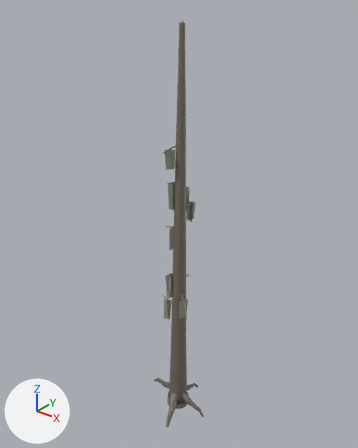
An edit to the glTF model assets/models/forest/snag_tall_moss.glb, drawn before and after from the same camera.
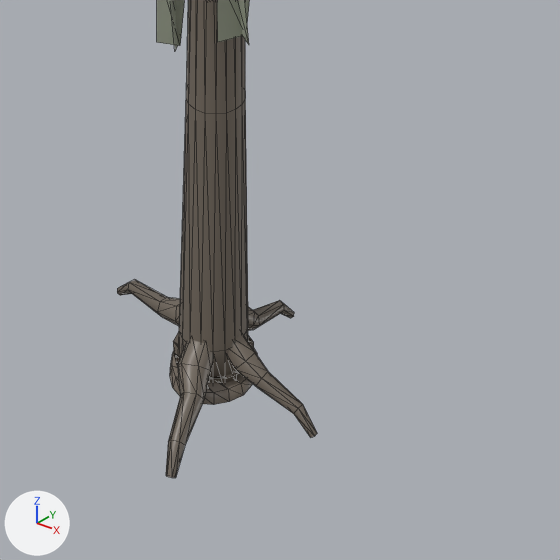
Each version is shown whole from a 50 mm lens placed at (12.85, -15.97, 20.34), pointed at (-0.24, 0.39, 10.2), then close up on the part from 35% to 74% of the width and 69% to 100% of the height. Lighting does not change. The marker at lower left points along +X, +Y and +Z. The last two pictures show the newer version. The close-ups show mesh edges as thin lines. Vertices at exactly the same position are counted once.

In view in the first close-up: 'snag_tall_moss'.
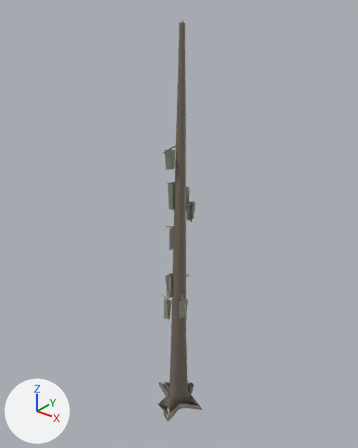
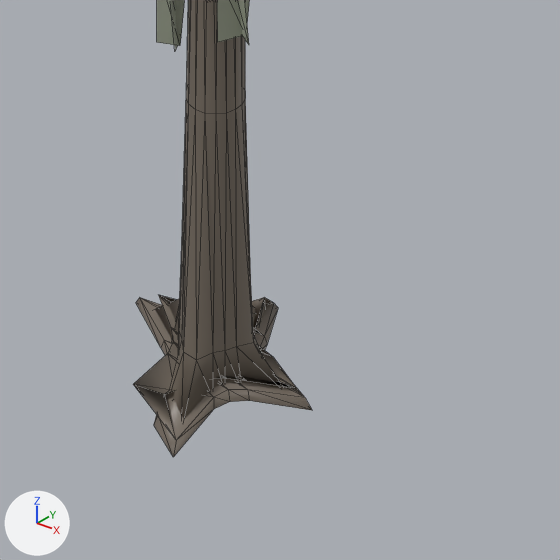
Changed parts and their boxes [x1, y1, x2, y2] in the close-ups (560 x 560 px; the box of a moved part takes in the faces that stretch with it):
'snag_tall_moss', reshaped
    before: [117, 0, 317, 478]
    after: [133, 0, 312, 457]
part 1 of me_snag_tall_moss, deleted
    before: [117, 279, 180, 326]
part 2 of me_snag_tall_moss, deleted
    before: [166, 339, 214, 478]
part 3 of me_snag_tall_moss, deleted
    before: [227, 332, 317, 438]
part 4 of me_snag_tall_moss, deleted
    before: [248, 300, 294, 331]
part 5 of me_snag_tall_moss, moved or reshaped
    before: [171, 105, 257, 405]
    after: [133, 105, 312, 457]

The change, as a diff of the scene's bpy script:
```diff
--- a/assets/models/forest/snag_tall_moss.glb.py
+++ b/assets/models/forest/snag_tall_moss.glb.py
@@ me_snag_tall_moss @@
 # used by ob_snag_tall_moss; location = (0.0, 0.0, 0.0)
-me_snag_tall_moss.from_pydata(...)  # 693 vertices, 1050 faces; spans x -2.1..1.8, y -1.8..1.6, z -0.5..19.1
+me_snag_tall_moss.from_pydata(...)  # 573 vertices, 858 faces; spans x -1.7..1.5, y -1.5..1.5, z -0.4..19.1
+# me_snag_tall_moss part 1: the loose piece of 30 vertices spanning x -2.1..-0.2, y -0.1..0.4, z -0.5..0.5 is deleted
+# me_snag_tall_moss part 2: the loose piece of 30 vertices spanning x -0.1..0.7, y -1.8..-0.2, z -0.5..0.6 is deleted
+# me_snag_tall_moss part 3: the loose piece of 30 vertices spanning x 0.2..1.8, y -0.2..0.2, z -0.5..0.5 is deleted
+# me_snag_tall_moss part 4: the loose piece of 30 vertices spanning x -0.1..0.3, y 0.2..1.6, z -0.5..0.5 is deleted
+# me_snag_tall_moss part 5
+# 11 faces are deleted
+# 5 vertices in x 0.3..0.6, y -0.5..-0.1, z -0.4..-0.2 move by (0.1, 0.0, 0.0)
+# 4 vertices in x -0.6..-0.5, y -0.1..0.1, z -0.4..0.4 move by (-0.2, 0.0, 0.0)
+# 3 vertices in x -0.2..0.2, y 0.5, z -0.3..0.4 move by (0.0, 0.2, 0.0)
+# 42 vertices move from x -0.6..0.6, y -0.7..0.6, z -0.4..0.4 to x -1.7..1.5, y -1.5..1.5, z -0.4..0.4
+# 11 new faces join them, mat_tree_bark
 me_snag_tall_moss.materials.append(mat_tree_bark)
```
